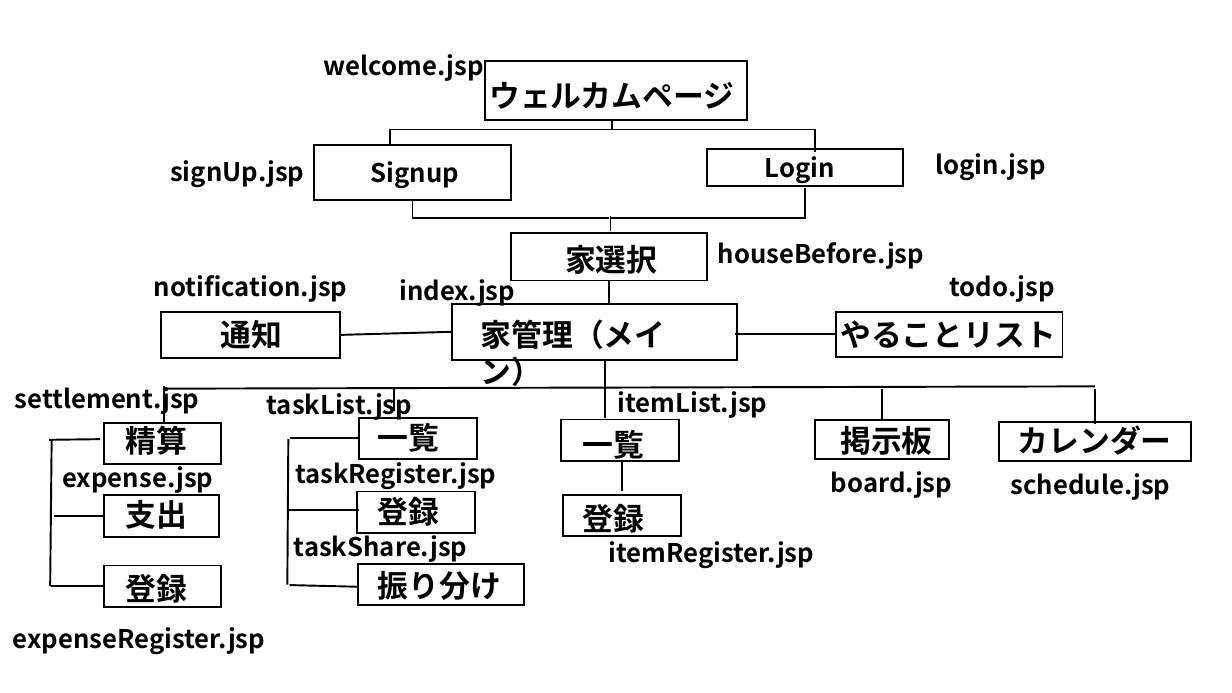
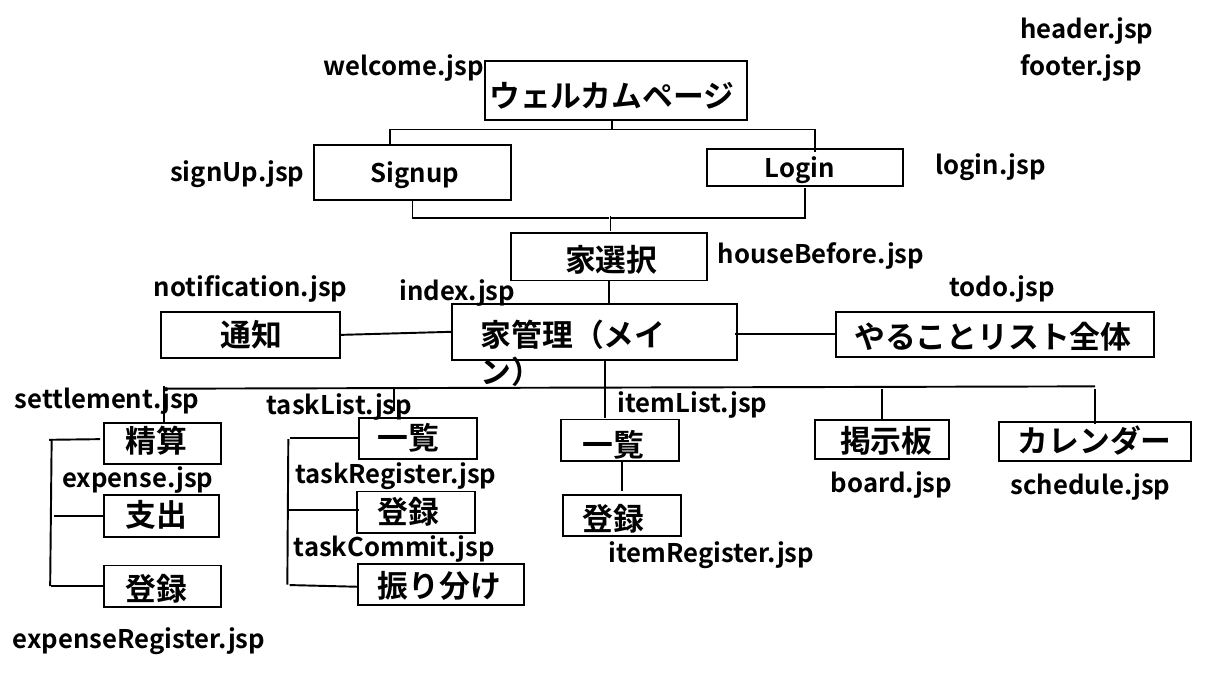
Before and after one commit to plusdojo2024/B2, a slide deck: slide 1 of doc/外部設計/遷移図改訂版.pptx. Drawn at 1232x693 pixels with LibreOffice and Linux fonts; fonts in the diff are those of the drawing. Boxes give left, top, right and bottom in pixels: in the first picture for what was removed or moved away, otherwise in the second. Text is boxed around its words. In the diff, an @@ line names an element or a change of style, - is before the commit and + after.

Commit message:
遷移図置き換え

```diff
--- a/doc/外部設計/遷移図改訂版.pptx
+++ b/doc/外部設計/遷移図改訂版.pptx
@@ text added at [1021,17,1154,44], 20 pt, text #000000, bold @@
+header.jsp
@@ text added at [1021,54,1142,81], 20 pt, text #000000, bold @@
+footer.jsp
@@ rectangle: place and size @@
-rectangle at [836,311,1063,357]
+rectangle at [836,311,1154,357]
@@ text at [854,321,1131,351]: text changed @@
-やることリスト
+やることリスト全体
@@ text at [294,530,495,562]: text changed @@
-taskShare.jsp
+taskCommit.jsp
```
